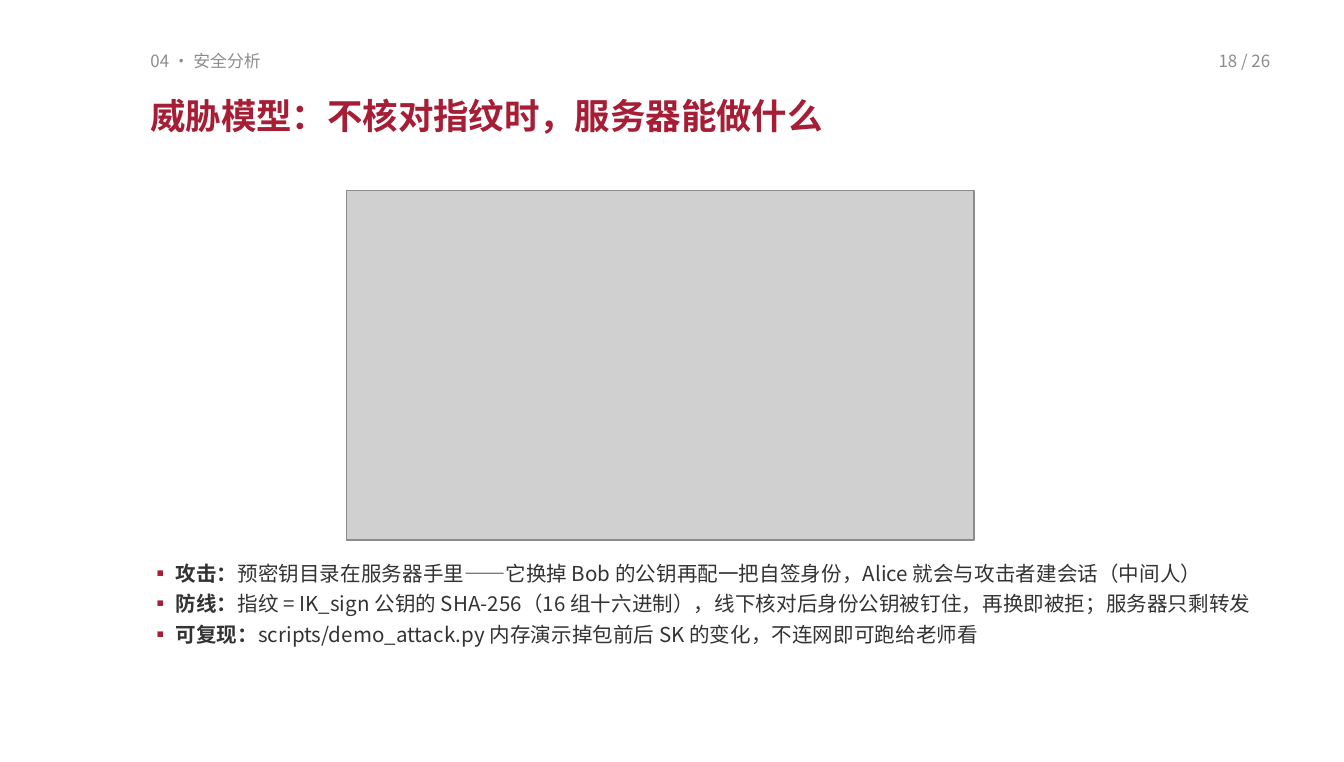
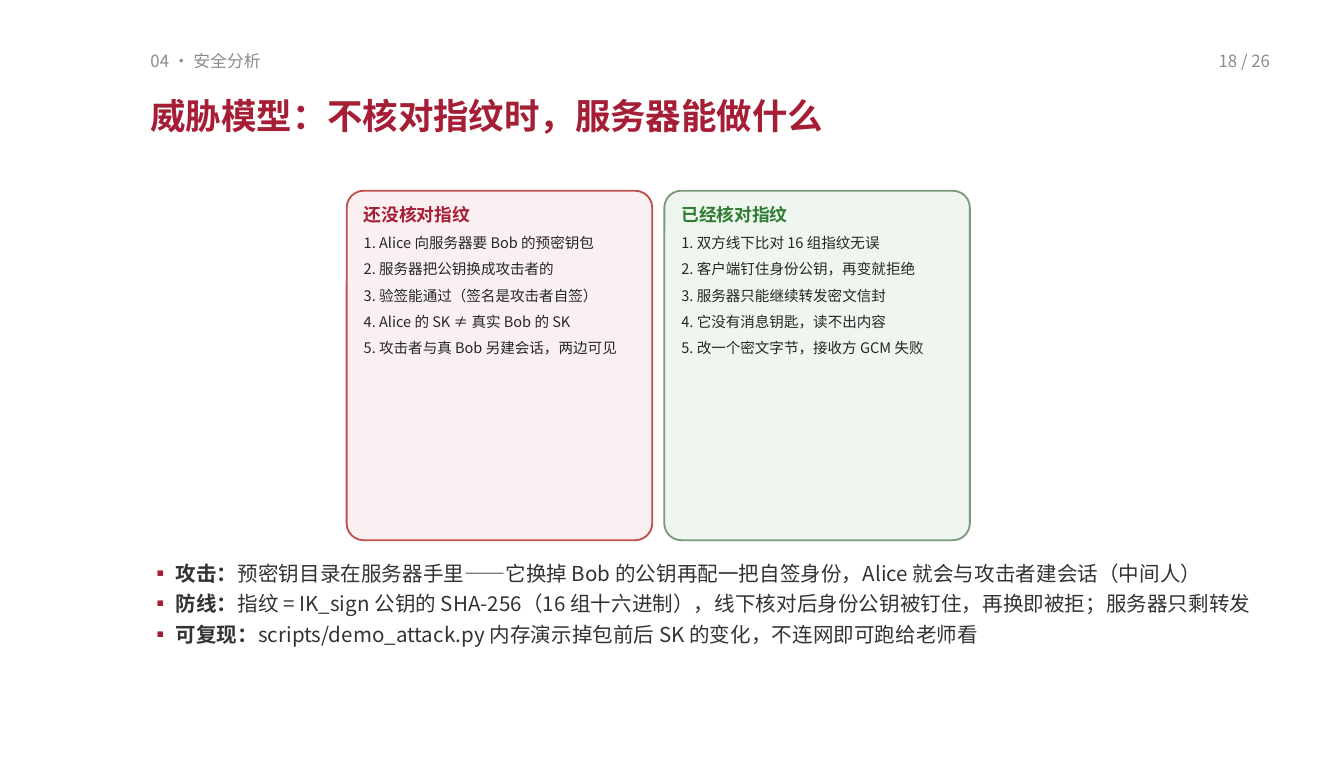
Before and after one commit to TomHaoZi/ECNUchat, a slide deck: slide 18 of 中期汇报/ECNUchat-中期汇报.pptx. Drawn at 1344x762 pixels with LibreOffice and Linux fonts; fonts in the diff are those of the drawing; grey boxes stand for pictures. Boxes give left, top, right and bottom in pixels: in the first picture for what was removed or moved away, otherwise in the second. Text is boxed around its words. In the diff, an @@ line names an element or a change of style, - is before the commit and + after.

Commit message:
中期汇报PPT原生化：全部示意图改为可编辑形状与文字（去图片化）；讲稿删除现场演示类表述

```diff
--- a/中期汇报/ECNUchat-中期汇报.pptx
+++ b/中期汇报/ECNUchat-中期汇报.pptx
@@ picture removed at (347,191,974,540) @@
@@ rounded rectangle added at (347,191,652,540), fill #FBF0F1, outline #C0504D 1 pt, 7.8 pt, text #262626 @@
+还没核对指纹
+1. Alice 向服务器要 Bob 的预密钥包
+2. 服务器把公钥换成攻击者的
+3. 验签能通过（签名是攻击者自签）
+4. Alice 的 SK ≠ 真实 Bob 的 SK
+5. 攻击者与真 Bob 另建会话，两边可见
@@ rounded rectangle added at (664,191,969,540), fill #EFF5EF, outline #7A9A7A 1 pt, 7.8 pt, text #262626 @@
+已经核对指纹
+1. 双方线下比对 16 组指纹无误
+2. 客户端钉住身份公钥，再变就拒绝
+3. 服务器只能继续转发密文信封
+4. 它没有消息钥匙，读不出内容
+5. 改一个密文字节，接收方 GCM 失败
```
Also in this commit, not shown: 4 other slides changed, 6 slides added, 6 slides removed, 3 other files.
